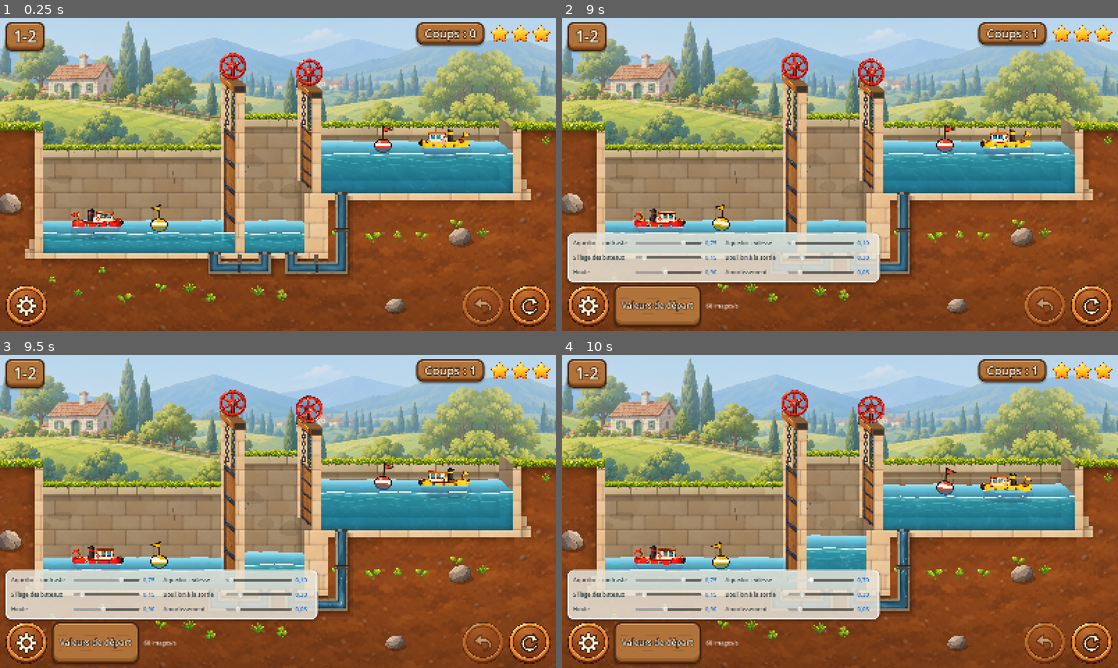
Above: before the commit, frames 1-4 (two rows, left to right).
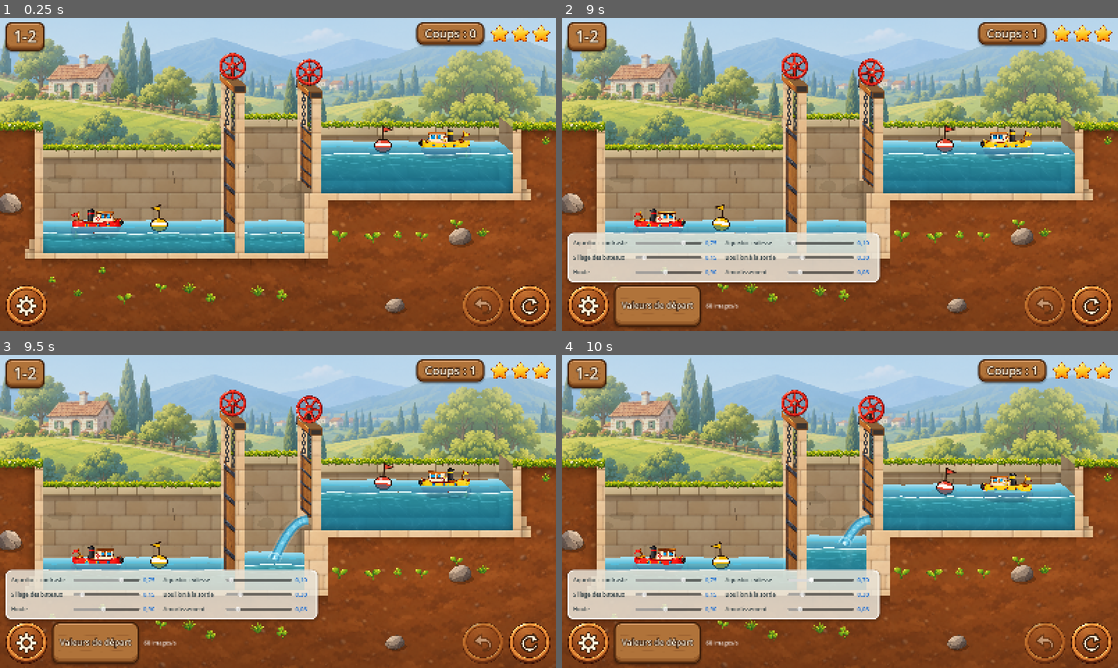
Above: after the commit, the same moments.

Repository: VincentDebaty/station
Game: Godot game, scene res://principal.tscn
Same seed, same stepped clock (60 frames per second), same inputs: the game is played once before the commit and once after it.
Inputs (mouse positions are in pixels of both pictures, inside the frame that each line leads up to):
- Up to frame 1 (0.25 s): no input
- Up to frame 2 (9 s): click (1090, 305) at 0.5 s; click (589, 305) at 1.25 s; click "Valeurs de départ" at 2 s; click (1090, 305) at 2.75 s; click (589, 305) at 3.52 s; click (1090, 305) at 4.25 s; click (589, 305) at 5 s; click "Valeurs de départ" at 5.75 s; click "Valeurs de départ" at 6.5 s; move the mouse to (962, 158) at 7.27 s; click (962, 158) at 7.42 s; move the mouse to (728, 190) at 8.02 s; click (728, 190) at 8.17 s; move the mouse to (895, 105) at 8.77 s; click (895, 105) at 8.92 s
- Up to frame 3 (9.5 s): no input
- Up to frame 4 (10 s): move the mouse to (812, 574) at 9.52 s; click (812, 574) at 9.67 s

The runs differ from the first frame. In frame 1, 2.0% of the frame differs, in the area x 37-64%, y 55-83%; in frame 2, 1.3%; in frame 3, 1.8%; in frame 4, 1.7%.

Commit message:
La porte s'entrouvre dès qu'on touche la roue, et l'eau passe dessous : plus de tuyau
Vincent : « on touche la roue, l'eau s'écoule par le tuyau, puis seulement la
porte s'ouvre. Un joueur s'attend à ce que la porte s'ouvre directement. »
Option 1, la porte simple :
- toucher la roue soulève tout de suite la porte d'une fente de 20 px ;
- l'eau du côté haut passe sous la porte (jet.gd). Si la fente est au-dessus
  de l'eau d'en bas, c'est une lame qui jaillit et retombe en cascade, avec
  des gerbes. Si elle est noyée, c'est un panache clair et des bulles sous la
  surface. La lame passe derrière les bateaux ;
- quand les deux eaux sont au même niveau, la porte se lève en grand.

Les bateaux ne sont pas entraînés : le moteur ne les fait passer qu'une fois
les eaux égales, comme avant. La remarque du 6 octobre (« l'écoulement
entraînerait le bateau ») ne s'applique donc pas.

Les aqueducs ne sont plus créés pour une porte simple. Le code reste pour une
porte à vanne (« vanne » dans la liaison), future mécanique distincte du
catalogue. Rendu seulement : oracle, 130 parties et 725 verdicts identiques.
Filmé sur le 1-2 : cascade en remplissant le sas, panache noyé en le vidant.

Co-Authored-By: Claude Opus 5.5 <noreply@anthropic.com>

Diff:
--- a/prototypes/ecluses-godot/canal.gd
+++ b/prototypes/ecluses-godot/canal.gd
@@ -69,7 +69,9 @@
 var passages := {}    # liaison -> Eau qui remplit l'ouverture d'une porte
 var voiles := {}      # liaison -> l'eau du bassin de gauche devant le vantail, porte fermée
 var portes := {}      # liaison -> Porte
-var aqueducs := {}    # liaison -> Aqueduc, le conduit par où passe l'eau d'une porte
+var aqueducs := {}    # liaison -> Aqueduc, le conduit par où passe l'eau d'une porte à vanne
+var _flotte: Node2D
+var jets := {}        # liaison -> Jet, l'eau sous une porte simple entrouverte
 var bateaux := []     # un Bateau par bateau du niveau
 var positions := []   # bassin de chaque bateau, tel qu'affiché
 var bat_x := []       # abscisse courante de chaque bateau
@@ -123,6 +125,7 @@
 	flotte.name = "Bateaux"
 	flotte.position = D * 0.5          # à mi-profondeur
 	add_child(flotte)
+	_flotte = flotte
 	var vantaux: Node2D = null
 	if D != Vector2.ZERO:
 		_surface_avant = Node2D.new()
@@ -188,6 +191,17 @@
 			portes[i] = po
 	# les aqueducs, dans la terre de la coupe, par-dessus le radier des portes
 	for i in portes:
+		# porte simple : pas de tuyau, l'eau passe sous la porte entrouverte
+		# (jet.gd). L'aqueduc reste pour une porte à vanne (« vanne » dans la
+		# liaison), mécanique à venir.
+		if not N["liaisons"][i].get("vanne", false):
+			var jt := Jet.new()
+			jt.position = D * 0.5
+			add_child(jt)
+			# derrière les bateaux : la lame tombe dans le bassin, pas sur eux
+			move_child(jt, _flotte.get_index())
+			jets[i] = jt
+			continue
 		var aq := Aqueduc.new()
 		aq.preparer(_trace_aqueduc(i), 0.2 * UY)
 		aq.ouverte = e["ouvert"][i]
@@ -925,9 +939,11 @@
 	for i in eaux.size(): eaux[i].remous = move_toward(eaux[i].remous, 0.0, dt * 0.8)
 	for i in _ecou["flux"].size():
 		if aqueducs.has(i): _aqueduc(i, _ecou["flux"][i], dt)
+		elif jets.has(i): _jet(i, _ecou["flux"][i], dt)
 	if p >= 1.0:
 		_ecou = {}
 		for aq in aqueducs.values(): aq.couler(0.0, 1)
+		for jt in jets.values(): jt.force = 0.0
 		ecoulement_fini.emit()
 
 # L'eau qui passe par l'aqueduc d'une porte : elle court dans le conduit,
@@ -959,6 +975,39 @@
 		recoit.impulsion(sortie.x + randf_range(-0.5, 0.5) * U, randf_range(-1.1, 0.4) * force * bouillon, 26.0)
 	# au-dessus de l'entrée, elle se creuse un peu
 	donne.impulsion(entree.x, 0.25 * force * dt * 60.0 * 0.1, 40.0)
+
+# L'eau sous une porte simple entrouverte : une lame qui jaillit de la fente
+# vers le côté bas, en cascade ou noyée. Même force que l'aqueduc
+# (Torricelli). La surface d'en bas bouillonne où la lame tombe ; celle d'en
+# haut se creuse un peu contre la porte.
+func _jet(i: int, flux: float, dt: float) -> void:
+	var jt: Jet = jets[i]
+	var po: Porte = portes[i]
+	if absf(flux) <= 0.01:
+		jt.force = 0.0
+		return
+	var sens := 1.0 if flux > 0 else -1.0
+	var h := i if flux > 0 else i + 1
+	var l := i + 1 if flux > 0 else i
+	var s := float(N["liaisons"][i]["seuil"])
+	var tete: float = vue_niv[h] - maxf(vue_niv[l], s)
+	var tete0: float = maxf(_ecou["tetes"].get(i, 1.0), 0.05)
+	jt.force = clampf(sqrt(maxf(tete, 0.0) / tete0), 0.0, 1.0)
+	jt.sens = sens
+	jt.fente = po.fente()
+	# la fente : sous le vantail (au milieu de la porte en oblique, contre sa
+	# face côté bas de profil)
+	var x := X(gl[i][0] + gl[i][1]) * 0.5 if D != Vector2.ZERO else (X(gl[i][1]) - 9.0 if sens > 0 else X(gl[i][0]) + 9.0)
+	jt.origine = Vector2(x + sens * 4.0, po.y_seuil - jt.fente * 0.5)
+	jt.surface_bas = eaux[l].hauteur_a(x + sens * 60.0)
+	jt.fond_bas = eaux[l].fond_y
+	if jt.force <= 0.03: return
+	var recoit: Eau = eaux[l]
+	var bouillon := Reglages.v("bouillon")
+	recoit.remous = maxf(recoit.remous, jt.force * 0.6 * minf(bouillon * 2.0, 1.0))
+	if randf() < 0.5:
+		recoit.impulsion(jt.chute().x + randf_range(-0.4, 0.4) * U, randf_range(-0.6, 1.2) * jt.force * bouillon * 2.0, 22.0)
+	eaux[h].impulsion(x - sens * 20.0, 0.25 * jt.force * dt * 6.0, 40.0)
 
 # Les bateaux : un tour de déplacements après l'autre, comme le moteur les a rendus.
 func deplacer(dep: Array) -> void:
--- /dev/null
+++ b/prototypes/ecluses-godot/jet.gd
@@ -0,0 +1,124 @@
+class_name Jet
+extends Node2D
+# ------------------------------------------------------------------
+# L'EAU QUI PASSE SOUS UNE PORTE ENTROUVERTE (porte simple, sans tuyau —
+# Vincent, 7 octobre 2026 : « un joueur s'attend à ce que la porte s'ouvre
+# directement »). On touche la roue, la porte se soulève un peu, et l'eau du
+# côté haut file par la fente du bas vers le côté bas :
+#   - si la fente est au-dessus de l'eau d'en bas : une lame d'eau qui jaillit
+#     et retombe en cascade, avec des gerbes là où elle frappe ;
+#   - si la fente est noyée : un panache plus clair qui pousse sous la surface,
+#     et des bulles qui remontent.
+# Les bateaux ne sont pas entraînés : le moteur ne les fait passer qu'une fois
+# les deux eaux au même niveau, la porte levée en grand.
+#
+# Le canal règle chaque image : la fente (origine, hauteur), le sens, la force
+# (Torricelli, 0..1) et la surface d'en bas sous le jet.
+# ------------------------------------------------------------------
+
+var force := 0.0
+var sens := 1.0
+var origine := Vector2.ZERO     # le milieu de la fente, côté bas de la porte
+var fente := 10.0               # la hauteur de la fente, en pixels
+var surface_bas := 0.0          # y de la surface d'en bas, sous le jet
+var fond_bas := 0.0             # y du fond d'en bas
+var _t := 0.0
+var _point_chute := Vector2.ZERO
+var bulles: CPUParticles2D
+
+func _ready() -> void:
+	z_index = 2
+	var rond := GradientTexture2D.new()
+	rond.width = 16; rond.height = 16
+	rond.fill = GradientTexture2D.FILL_RADIAL
+	rond.fill_from = Vector2(0.5, 0.5); rond.fill_to = Vector2(1.0, 0.5)
+	var g := Gradient.new()
+	g.set_color(0, Color(1, 1, 1, 1)); g.set_color(1, Color(1, 1, 1, 0))
+	rond.gradient = g
+	bulles = CPUParticles2D.new()
+	bulles.texture = rond
+	bulles.emitting = false
+	bulles.local_coords = false
+	bulles.emission_shape = CPUParticles2D.EMISSION_SHAPE_RECTANGLE
+	bulles.emission_rect_extents = Vector2(14, 6)
+	bulles.direction = Vector2(0, -1)
+	bulles.spread = 25.0
+	bulles.gravity = Vector2(0, -200)
+	bulles.initial_velocity_min = 20.0
+	bulles.initial_velocity_max = 70.0
+	bulles.lifetime = 1.1
+	bulles.amount = 40
+	bulles.scale_amount_min = 0.25
+	bulles.scale_amount_max = 0.6
+	var fondu := Gradient.new()
+	fondu.set_color(0, Color(0.92, 1, 1, 0.85)); fondu.set_color(1, Color(0.92, 1, 1, 0))
+	bulles.color_ramp = fondu
+	add_child(bulles)
+
+func noye() -> bool:
+	return origine.y > surface_bas + 2.0
+
+# Le point où une lame lancée à l'horizontale retombe sur la surface d'en bas.
+func chute() -> Vector2:
+	return _point_chute
+
+func _process(dt: float) -> void:
+	_t += dt
+	bulles.emitting = force > 0.05 and noye()
+	if bulles.emitting:
+		bulles.global_position = to_global(origine + Vector2(sens * (26.0 + 30.0 * force), 0))
+		bulles.modulate.a = clampf(force * 1.3, 0.25, 1.0)
+	queue_redraw()
+
+func _draw() -> void:
+	if force <= 0.03: return
+	if noye():
+		_panache()
+	else:
+		_lame()
+
+# La lame d'eau, de la fente à la surface d'en bas : une parabole, plus
+# épaisse au départ, avec des filets clairs qui courent dessus.
+func _lame() -> void:
+	var vx := (70.0 + 150.0 * force) * sens
+	var g := 900.0
+	var pts := PackedVector2Array()
+	var t := 0.0
+	var p := origine
+	while true:
+		p = origine + Vector2(vx * t, 0.5 * g * t * t)
+		pts.append(p)
+		if p.y >= surface_bas or t > 1.5: break
+		t += 0.02
+	_point_chute = p
+	if pts.size() < 2: return
+	var ep := maxf(fente, 4.0) * (0.75 + 0.35 * force)
+	# un voile d'embruns autour, la lame, puis son cœur plus clair
+	draw_polyline(pts, Color(0.85, 0.97, 1.0, 0.18), ep + 10.0, true)
+	draw_polyline(pts, Color(0.2, 0.58, 0.74, 0.88), ep + 2.0, true)
+	draw_polyline(pts, Color(0.42, 0.8, 0.92, 0.9), ep * 0.6, true)
+	# des reflets doux qui glissent dans le sens du jet
+	for k in 6:
+		var f := fmod(_t * 1.4 + k / 6.0, 1.0)
+		var i := int(f * (pts.size() - 1))
+		var j := mini(i + 1, pts.size() - 1)
+		if j > i: draw_line(pts[i], pts[j], Color(0.92, 1, 1, 0.4), maxf(ep * 0.25, 1.2), true)
+	# les gerbes là où elle frappe
+	for k in 6:
+		var f := fmod(_t * 2.3 + k / 6.0, 1.0)
+		var a := -PI * (0.2 + 0.6 * (float(k) / 5.0))
+		var v := Vector2(cos(a) * sens * 0.6 + cos(a) * 0.4, sin(a)) * (14.0 + 26.0 * force)
+		var q := _point_chute + v * f + Vector2(0, 40.0 * f * f)
+		draw_circle(q, (1.0 - f) * (2.0 + 2.5 * force), Color(0.92, 1, 1, 0.8 * (1.0 - f)))
+	draw_arc(_point_chute, 10.0 + 8.0 * force, PI, TAU, 16, Color(0.92, 1, 1, 0.5), 2.5, true)
+
+# Le panache sous l'eau : une gerbe plus claire qui pousse depuis la fente et
+# s'évase en se perdant, en bouffées.
+func _panache() -> void:
+	var long := 40.0 + 90.0 * force
+	for k in 5:
+		var f := fmod(_t * 1.2 + k * 0.2, 1.0)
+		var c := origine + Vector2(sens * long * f, -6.0 * f)
+		var r := (fente * 0.5 + 4.0) * (1.0 + 1.6 * f)
+		draw_circle(c, r, Color(0.75, 0.95, 1.0, 0.3 * (1.0 - f) * force))
+	_point_chute = origine + Vector2(sens * long * 0.5, 0)
--- a/prototypes/ecluses-godot/porte.gd
+++ b/prototypes/ecluses-godot/porte.gd
@@ -57,8 +57,9 @@
 	gx0 = ax0; gx1 = ax1; y_seuil = aseuil; y_crete = acrete; y_portique = aportique; u = au
 	vanne_ouverte = vanne
 	_leve = leve
+	_entrouvert = vanne and not leve
 	bas_ouvert_y = abas_ouvert
-	bas_y = bas_ouvert_y if leve else y_seuil
+	bas_y = _cible()
 	var mp := ShaderMaterial.new()
 	mp.shader = pierre
 	Peint.habiller(mp, "pierre")
@@ -277,12 +278,27 @@
 func arrive() -> bool:
 	return absf(bas_y - _cible()) < 0.6
 
-# 0 fermé, 1 assez levé pour que l'eau remplisse l'ouverture
+# La porte SIMPLE (sans aqueduc, Vincent, 7 octobre 2026) : toucher la roue
+# soulève tout de suite la porte d'une fente, et l'eau passe dessous ; quand
+# les deux eaux sont au même niveau, elle se lève en grand. La porte à vanne
+# et aqueduc, elle, reste close tant que la vanne égalise.
+const ENTREBAIL := 20.0
+var _entrouvert := false
+func entrouvrir(oui: bool) -> void:
+	_entrouvert = oui
+
+# La hauteur de la fente sous le vantail, en pixels.
+func fente() -> float:
+	return maxf(y_seuil - bas_y, 0.0)
+
+# 0 fermée (ou seulement entrouverte), 1 assez levée pour que l'eau remplisse
+# l'ouverture
 func ouverture() -> float:
-	return clampf((y_seuil - bas_y) / (0.5 * u), 0.0, 1.0)
+	return clampf((y_seuil - bas_y - ENTREBAIL) / (0.5 * u), 0.0, 1.0)
 
 func _cible() -> float:
-	return bas_ouvert_y if _leve else y_seuil
+	if _leve: return bas_ouvert_y
+	return y_seuil - ENTREBAIL if _entrouvert else y_seuil
 
 func _process(dt: float) -> void:
 	if _rotation != 0.0:
--- a/prototypes/ecluses-godot/principal.gd
+++ b/prototypes/ecluses-godot/principal.gd
@@ -125,15 +125,22 @@
 	histoire.append(avant)
 	etat = r["etat"]
 	_maj()
-	# Comme une vraie écluse. Ouvrir : la roue ouvre la vanne, l'eau passe par
-	# l'aqueduc, et quand les deux eaux sont au même niveau le vantail se lève.
-	# Fermer : le vantail redescend d'abord, puis la roue ferme la vanne.
+	# Comme une vraie écluse. Ouvrir : la roue tourne, la porte se soulève d'une
+	# fente et l'eau passe dessous (porte simple ; une porte à vanne ferait
+	# passer l'eau par son aqueduc, porte close), et quand les deux eaux sont
+	# au même niveau la porte se lève en grand. Fermer : elle redescend
+	# d'abord, puis la roue se referme.
 	if a["type"] == "porte":
 		var p: Porte = canal.portes[int(a["i"])]
 		if etat["ouvert"][int(a["i"])]:
+			# la roue tourne, et une porte simple se soulève tout de suite d'une
+			# fente : l'eau passe dessous (Vincent : le joueur s'attend à voir
+			# la porte s'ouvrir quand il la touche)
 			p.manoeuvrer_vanne(true)
+			if not canal.aqueducs.has(int(a["i"])): p.entrouvrir(true)
 			await get_tree().create_timer(0.4).timeout
 		else:
+			p.entrouvrir(false)
 			await canal.placer_vantaux(etat)
 			p.manoeuvrer_vanne(false)
 			await p.roue_finie
Not shown, added: prototypes/ecluses-godot/jet.gd.uid
